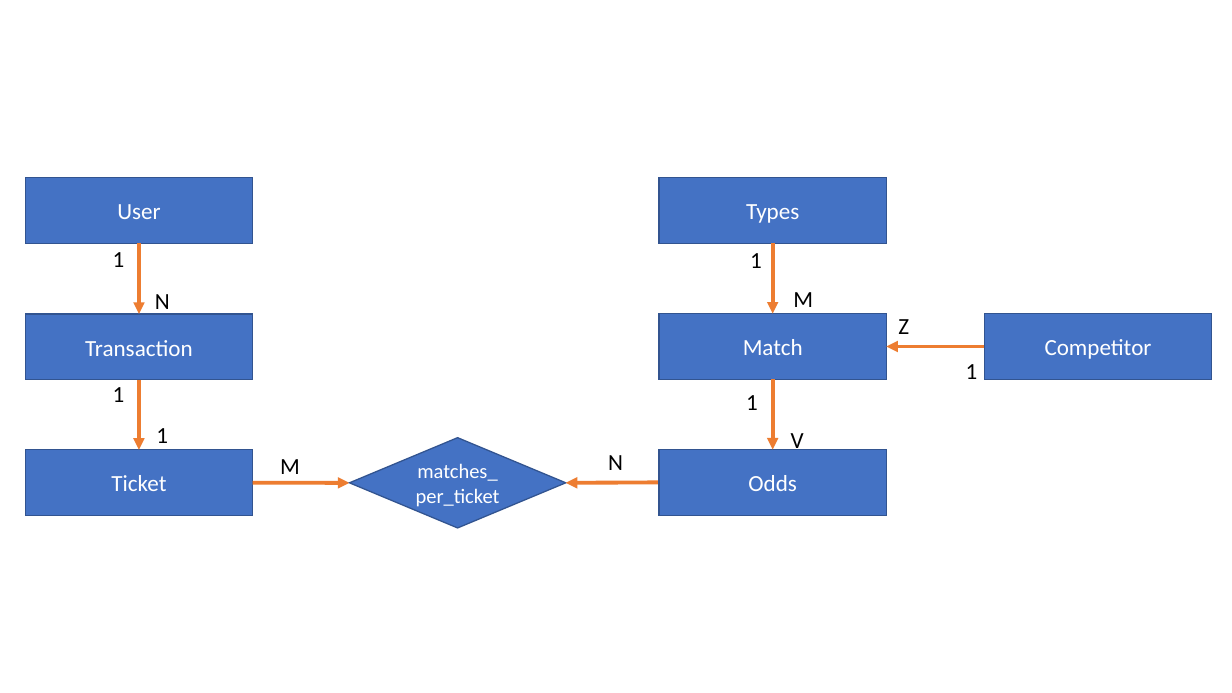
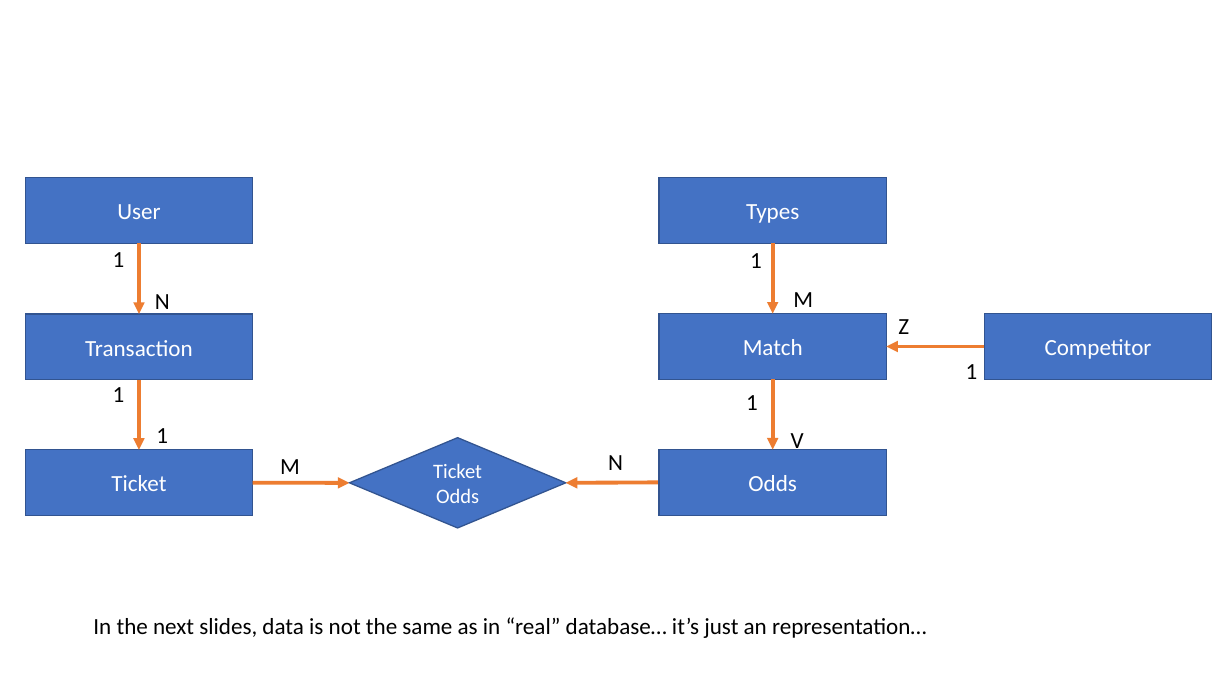
Before and after one commit to LjuboM/Betting-app, a slide deck: slide 1 of Database Logic.pptx. Drawn at 1232x693 pixels with LibreOffice and Linux fonts; fonts in the diff are those of the drawing. Boxes give left, top, right and bottom in pixels: in the first picture for what was removed or moved away, otherwise in the second. Text is boxed around its words. In the diff, an @@ line names an element or a change of style, - is before the commit and + after.

Commit message:
Additional Database changes 1

```diff
--- a/Database Logic.pptx
+++ b/Database Logic.pptx
@@ text in diamond at (x1=433, y1=463, x2=482, y2=503): text changed @@
-matches_per_ticket
+Ticket Odds
@@ text added at (x1=93, y1=617, x2=926, y2=638), 18 pt, text #000000 @@
+In the next slides, data is not the same as in “real” database… it’s just an representation…
```
Also in this commit, not shown: 4 other slides changed, 5 other files.
